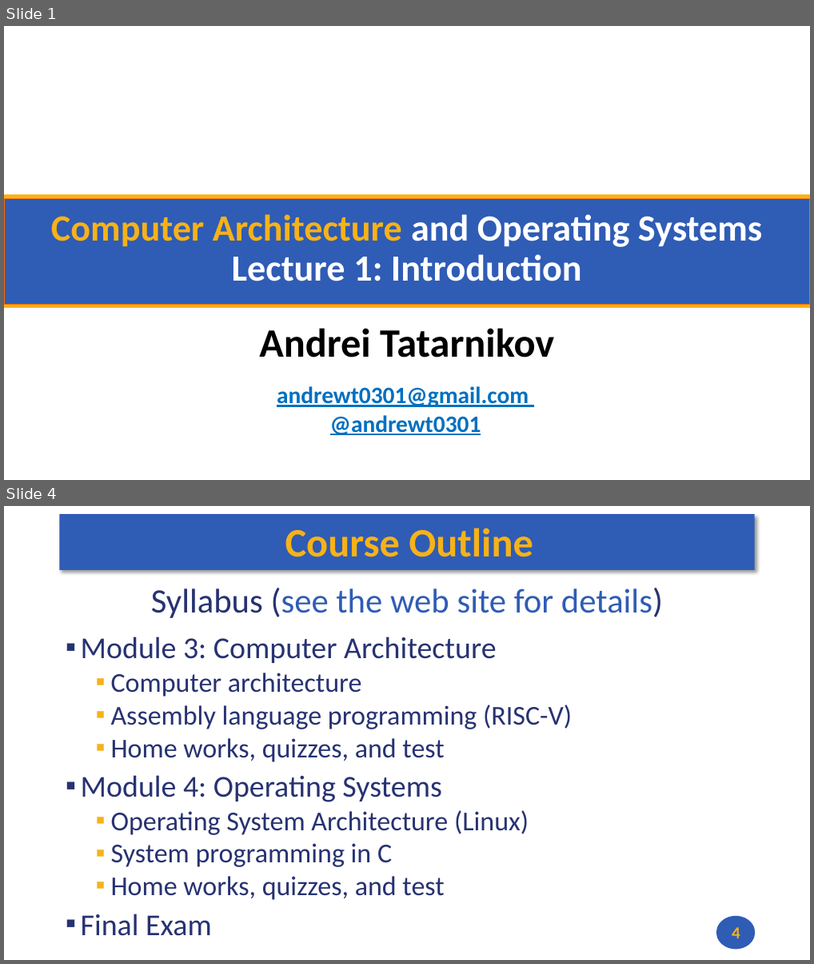
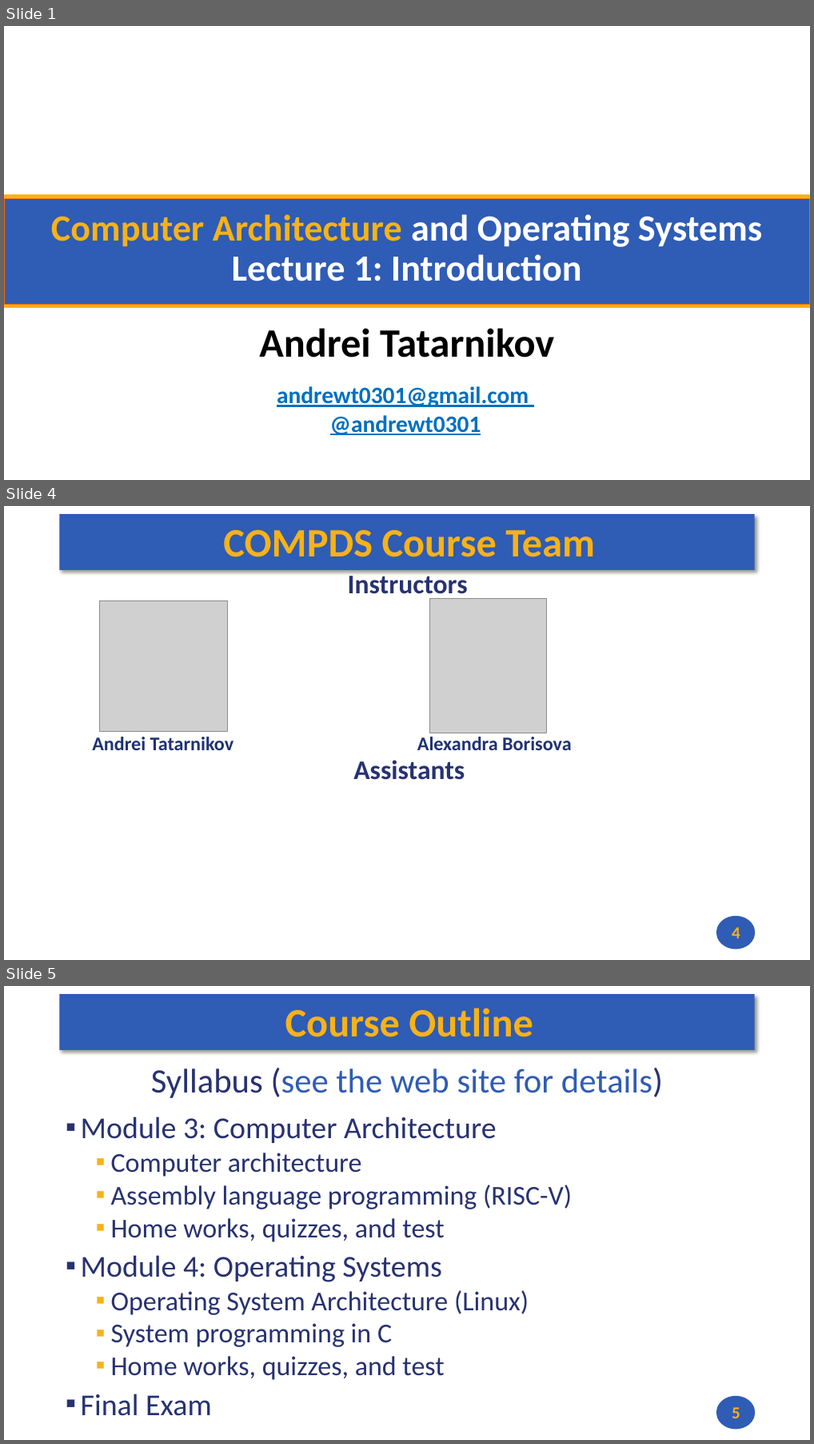
Before and after one commit to andrewt0301/hse-acos-course, a slide deck: docs/part1ca/01_Introduction/CA_Lecture_01.pptx. Shown one above the other, each under a label of ours: slides 1 and 4 before the commit, slides 1, 4 and 5 after it; the slides between them are not shown. The pictures are 814x964 and 814x1444 pixels, drawn with LibreOffice and Linux fonts; fonts in the diff are those of the drawing; grey boxes stand for pictures; background and template pictures are left out. Boxes give left, top, right and bottom in pixels: in the first picture for what was removed or moved away, otherwise in the second. Text is boxed around its words. In the diff, an @@ line names an element or a change of style, - is before the commit and + after.

```diff
--- a/docs/part1ca/01_Introduction/CA_Lecture_01.pptx
+++ b/docs/part1ca/01_Introduction/CA_Lecture_01.pptx
@@ slide 4 added at (x1=4, y1=506, x2=810, y2=960), background #FFFFFF; not listed: 2 template elements that a slide beside it also shows @@
@@ title added at (x1=223, y1=530, x2=595, y2=557), 48 pt, text #F7B217, bold @@
+COMPDS Course Team
@@ text added at (x1=348, y1=571, x2=468, y2=600), 32 pt, text #273272, bold @@
+Instructors
@@ picture added at (x1=99, y1=600, x2=228, y2=731) @@
@@ picture added at (x1=430, y1=599, x2=546, y2=733) @@
@@ text added at (x1=92, y1=736, x2=234, y2=750), 23 pt, text #1E3272, bold @@
+Andrei Tatarnikov
@@ text added at (x1=418, y1=736, x2=572, y2=750), 23 pt, text #1E3272, bold @@
+Alexandra Borisova
@@ text added at (x1=354, y1=760, x2=465, y2=780), 32 pt, text #273272, bold @@
+Assistants
@@ page number added at (x1=732, y1=927, x2=741, y2=938), 20 pt, text #F7B217, bold @@
+4
@@ what was slide 4 is now slide 5 @@
@@ page number at (x1=732, y1=1407, x2=741, y2=1418): text changed @@
-4
+5
```
Also in this commit, not shown: 2 slides changed, 1 other file.
